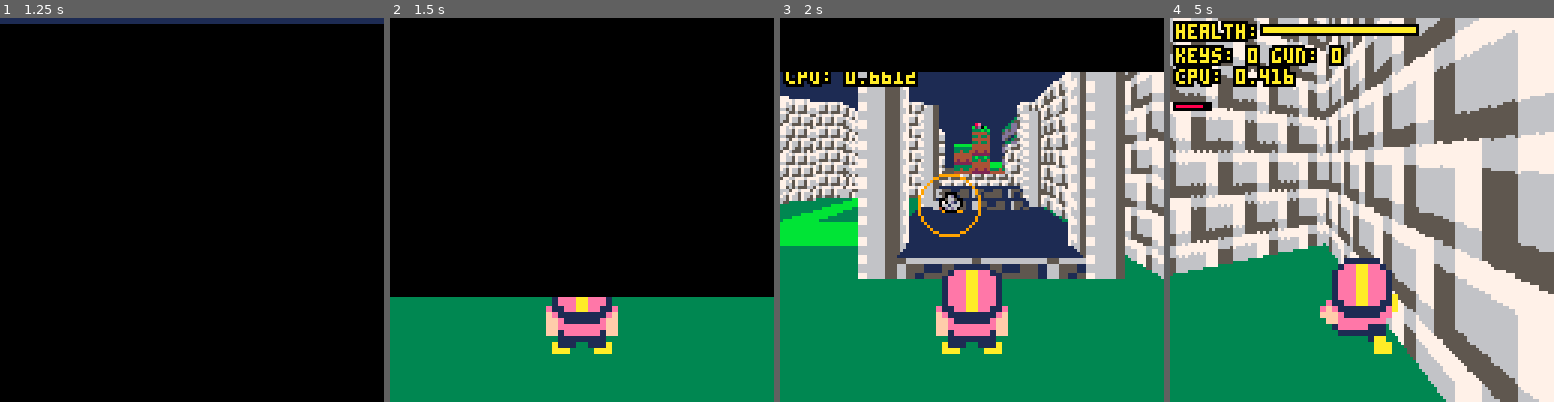
Above: before the commit, frames 1-4 (left to right).
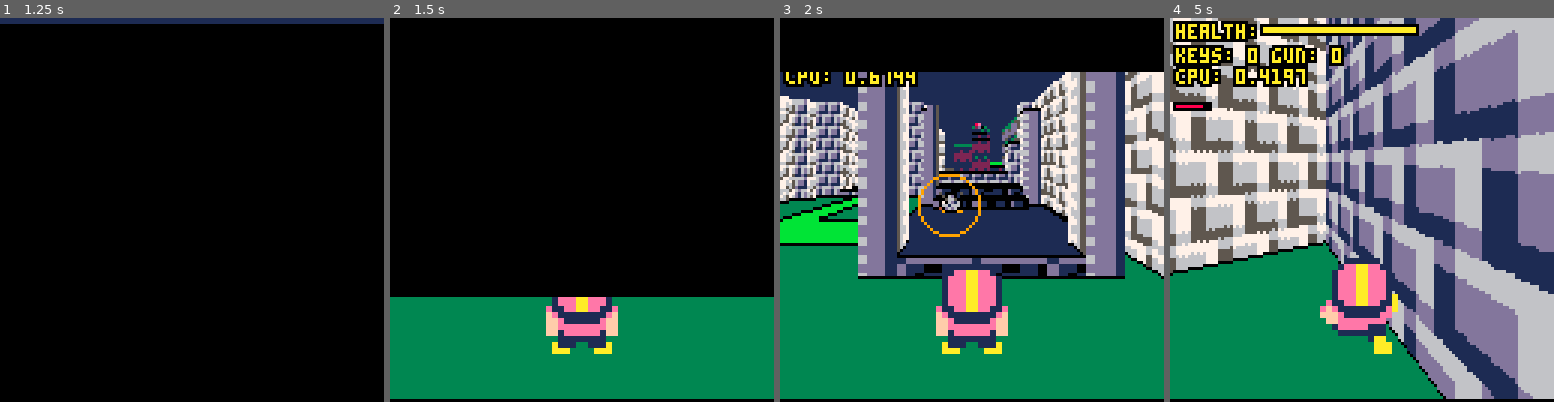
Above: after the commit, the same moments.

Repository: paloblanco/sallyneptune
Game: PICO-8 cartridge sallyneptune.p8
The game is run twice, just before and just after one commit, with the same random seed, the same clock (stepped at 60 frames per second) and the same inputs.
Inputs:
- Up to frame 1 (1.25 s): tap X (X key) at 0.33, 1.07 s; tap O (Z key) at 0.7 s
- Up to frame 2 (1.5 s): no input
- Up to frame 3 (2 s): hold Right from 1.6 s (still down); tap O (Z key) at 1.7 s; tap X (X key) at 1.85 s
- Up to frame 4 (5 s): release Right at 2.1 s; tap O (Z key) every 0.4 s from 2.1 to 4.9 s; hold Up 2.15-2.42 s; hold Right 2.47-3.03 s; tap X (X key) at 2.97, 4.08 s; hold Left 3.08-3.58 s; hold Down 3.63-3.97 s; hold Right 4.02-4.68 s; hold Up from 4.73 s (still down)

Frame 1 is identical in both runs. In frame 2, 0.8% of the frame differs, in the area x 0-100%, y 99-100%; in frame 3, 23%; in frame 4, 52%, in the area x 0-100%, y 0-100%.

Commit message:
cleaned up, pallet swap on last_dir

Diff:
--- a/main.lua
+++ b/main.lua
@@ -47,6 +47,7 @@
 
 	timer=0
 	music(-1)
+	flipline=false
 end
 
 function fix_map()
@@ -195,16 +196,9 @@
 				-- screen space
 				local sy1 = ((celz0-z)*scale)+horizon -- inlined
 
-				-- draw ground to new point
-
 				if (sy1 < sy) then
-					-- local fillval = min(flr(tdist/3),8)
-					-- local sydist = sy1 - sy
-					-- fillp(patterns[min(flr(tdist/3),8)])
 					line(sx,sy1-1,sx,sy,g_color0) -- floor drawing
-					-- pset(sx,sy,0)
-					-- pset(sx,sy-1,0)
-
+					pset(sx,sy,0)
 					sy=sy1
 				end
 
@@ -219,24 +213,17 @@
 
 					if (sy1 < sy) then
 						local wallx
-						-- if last_dir == 0 then
 						if dist_x == skip_x then
 							wallx = .5*((y + tdist*vy)%2)
+							fillp(0b1111111111111111.011)
 						else
 							wallx = .5*((x + tdist*vx)%2)
 						end
-						palt(0,false)
-						-- fillp(patterns[min(flr(tdist/3),8)])
-						-- local wcol=7 + (last_dir)*6
-						-- rectfill(sx,sy1-1,sx+res,sy,wcol) -- wall draw
 						tline(sx,sy1-1,sx,sy,wallx,0,0,(.5/scale))
-						-- pset(sx,sy,0)
-						-- pset(sx,sy1-1,0)
-						-- tline(sx+1,sy1-1,sx+1,sy,wallx,0,0,(.5/scale))
+						pset(sx,sy,0)
 						sy=sy1
-						-- fillp()
+						fillp()
 						add(depthi,{tdist,sy1})
-						palt()
 					end
 					-- flip()
 				end
@@ -288,12 +275,14 @@
 		end
 		start_gameover()
 	end
+	-- if (btnp(4)) flipline = not flipline
 end
 
 function draw_gameplay()
-	-- cls()
+	cls(1)
 	-- to do: sky? stars?
-	rectfill(0,0,127,viewheight-1,1)
+	-- rectfill(0,0,127,horizon,1)
+	-- rectfill(0,horizon+1,127,127,3)
 	deptharray = draw_3d()
 
 	-- sort sprites
--- a/util.lua
+++ b/util.lua
@@ -26,6 +26,7 @@
 patterns={
 [0]=0b0000000000000000.011,
 0b0000000000000001.011,
+-- 0b0000000000000000.011,
 0b0000010000000001.011,
 0b0000010000000101.011,
 0b0000010100000101.011,
